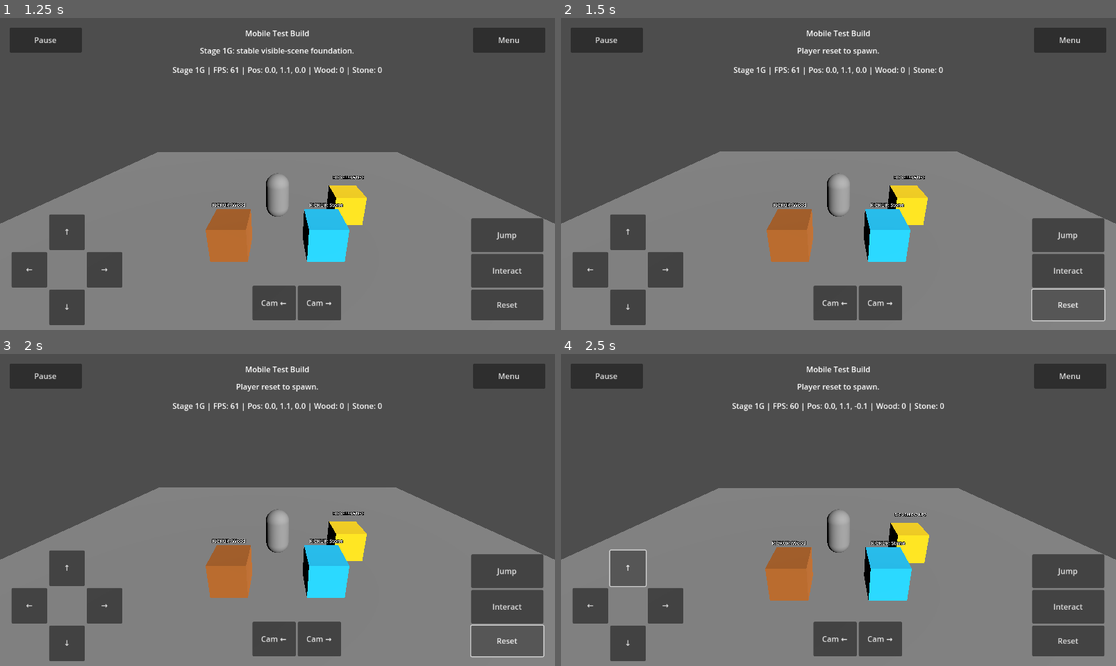
Above: before the commit, frames 1-4 (two rows, left to right).
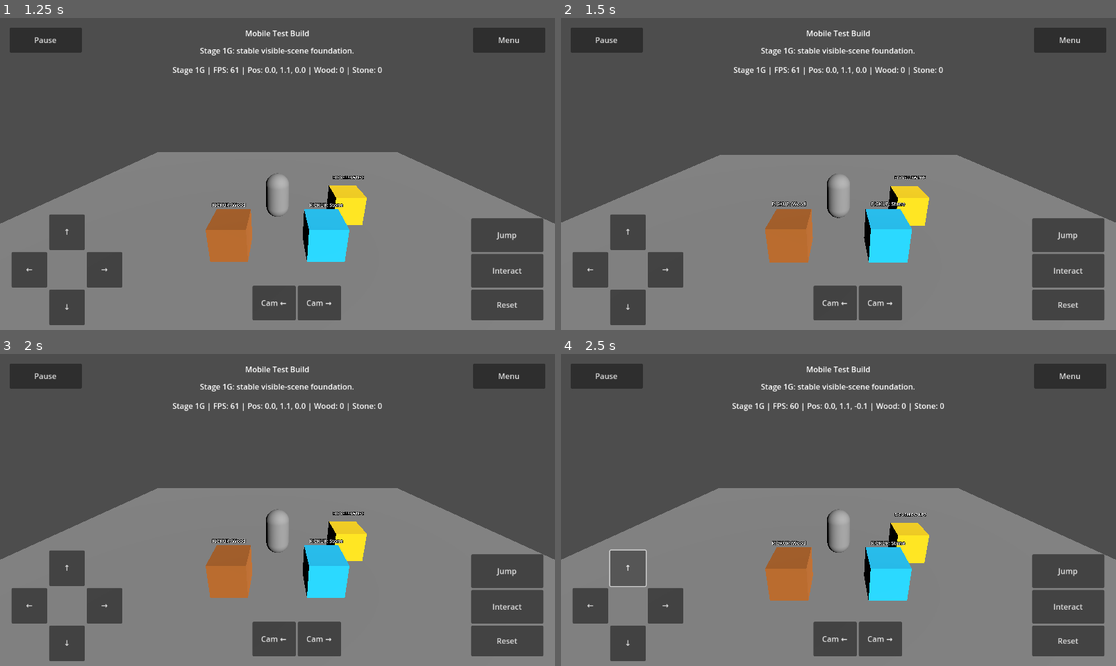
Above: after the commit, the same moments.

Repository: tristanvickery20/Tales-of-Drak-2.0
Game: Godot game, scene res://scenes/main_menu/main_menu.tscn
Same seed, same stepped clock (60 frames per second), same inputs: the game is played once before the commit and once after it.
Inputs:
- Up to frame 1 (1.25 s): click "Start Game" at 0.5 s
- Up to frame 2 (1.5 s): click "Reset" at 1.25 s
- Up to frame 3 (2 s): no input
- Up to frame 4 (2.5 s): click "↑" at 2 s

Frame 1 is identical in both runs. In frame 2, 1.7% of the frame differs, in the area x 0-100%, y 9-98%; in frame 3, 0.6%; in frame 4, 0.3%.

Commit message:
Make reset reload test world state

Diff:
--- a/scripts/mobile_test_controls.gd
+++ b/scripts/mobile_test_controls.gd
@@ -1,6 +1,7 @@
 extends CanvasLayer
 
 const MAIN_MENU_SCENE := "res://scenes/main_menu/main_menu.tscn"
+const TEST_WORLD_SCENE := "res://scenes/test_world/test_world.tscn"
 const STAGE_1D_ZONE_SCRIPT := preload("res://scripts/test_zone_layout.gd")
 
 @onready var player: Node = get_node_or_null("../PlaceholderPlayer")
@@ -233,11 +234,10 @@
 		_set_status("Interact is not ready.")
 
 func _on_reset_pressed() -> void:
-	if player != null and player.has_method("reset_to_spawn"):
-		player.reset_to_spawn()
+	get_tree().paused = false
 	_move_input = Vector2.ZERO
 	_orbit_input = 0.0
-	_set_status("Player reset to spawn.")
+	get_tree().change_scene_to_file(TEST_WORLD_SCENE)
 
 func _on_pause_pressed() -> void:
 	_set_paused(true)
